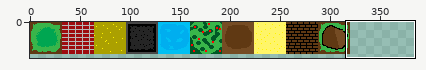
A sprite sheet gets an edit: packages/game/tilesets/Scavengers.png. Above, an overview of the earlier version with the close-up marked.
Close-up. Before the commit:
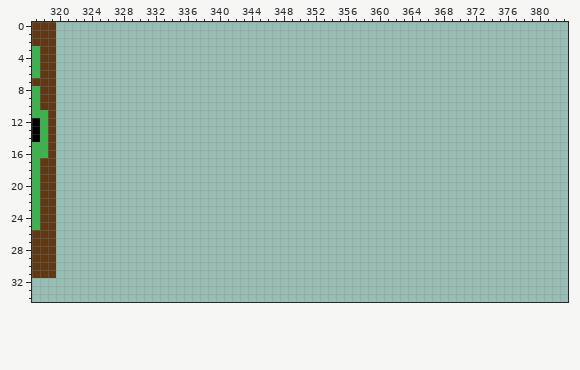
The file is 384x64 pixels. Shown: x 317..383, y 0..34. The wide view leaves out empty margins.
The result:
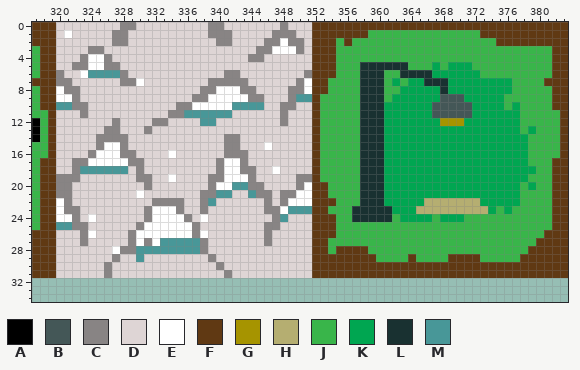
Palette (. is transparent): A #000000  B #445757  C #888484  D #ded5d5  E #ffffff  F #603913  G #a69400  H #b5ae71  J #39b54a  K #00a651  L #193131  M #489798
Log entry: Added a light and a mountain
Difference:
Changed rows in their new state; - is an unchanged pixel.
first column x 320:
 0 DDDDDDDDCCDDDDDDDDDCCDDDDDDDCDDDFFFFFFFFFFFFFFFFFFFFFFFFFFFFFFFF
 1 DEDDDDDCCDDDDDDDDDDCCCDDDDDCCCDDFFFFFFFJJJJJJJJJJJJJJFFFFFFFFFFF
 2 DDDDDDDCCDDDDDDDDDDDCCDDDDCCECCDFFFJFJJJJJJJJJJJJJJJJJJFFFFFFFFF
 3 DDDDCCDDDDDDDDDDDDDDDDDDDCCEEECDFFFJJJJJJJJJJJJJJJJJJJJJJJJJJJFF
 4 DDDCEECDDDDDDDDDDDDDDDDDCCDDDDDDFFFJJJJJJJJJJJJJJJJJJJJJJJJJJJFF
 5 DDCCEECCDDDDDDDDDDDDDDDDDDDDDDDDFFFJJJLLLLLLJJJKJKKKJJJJJJJJJJFF
 6 CDDEMMMMCDDDDDDDDDDDDCCDDDDDDDDCFFFJJJLLLJJLLLLKKKKKKJJJJJJJJJFF
 7 CCDDDDDDCCEDDDDDDDDCCCCCDDDDDDCEFFJJJJLLLJKJKKLLLKKKKKKKKJJJJFFF
 8 ECCDDDDDDDDDDDDDDDCCEEECCDDDDCCEFFJJJJLLLJJKKKKKLKKKKKKKKJJJJJFF
 9 EECDDDDDDDDDDDDDDCCEEEEECCDDDCMMFJJJJJLLLJKKKKKKBBBKKKKKJJJJJJFF
10 MMCCDDDDDDDDDDDCCEEEEEMMMMDDCCDDFJJJJJLLLKKKKKKBBBBBKKKKJKJJJJFF
11 DDDCDDDDDDDDDDCCMMMMMMDDDDDDCDDDFJJJJJLLLKKKKKKBBBBBKKKKKKJJJJJF
12 DDDDDDDCDDDDCCDDDDMMDDDDDDDDCDDDFJJJJJLLLKKKKKKKGGGKKKKKKKJJJJJF
13 DDDDDDCCDDDCDDDDDDDDDDDDDDDDDDDDFJJJJJLLLKKKKKKKKKKKKKKKKKJKJJJF
14 DDDDDCCCCDDDDDDDDDDDDCCDDDDDDDDDFJJJJJLLLKKKKKKKKKKKKKKKKKKJJJJF
15 DDDDDCEECDDDDDDDDDDDDCCDDDEDDDDDFJJJJJLLLKKKKKKKKKKKKKKKKKKJJJJF
16 DDDDCEEECCDDDDEDDDDDDCCCDDDDDDDDFJJJJJLLLKKKKKKKKKKKKKKKKKKJJJJF
17 DDCCEEEEECCDDDDDDDDDCEECDDDDDDDDFJJJJJLLLKKKKKKKKKKKKKKKKKKJJJFF
18 DDCMMMMMMDCDDDDDDDDDCEECCDDEDDDDFJJJJJLLLKKKKKKKKKKKKKKKKKKKJJFF
19 CCCDDDDDDDCCDDEDDDDCCEEECDDDDDCCFJJJJJLLLKKKKKKKKKKKKKKKKKKJJJFF
20 CCDDDDDDDDDCDDDDDDDCEEMMCCDDDDCEFFJJJJLLLKKKKKKKKKKKKKKKKKJKJJFF
21 CCDDDDDDDDEDDDDDDDCCMMDDMCCDCCEEFFJJJJLLLKKKKKKKKKKKKKKKKKJJJJFF
22 ECDDDDDDDDDDCCCCDDCMDDDDDDCDCEEEFFFJJJLLLKKKKKHHHHHHHKKKKKJJJJFF
23 ECCDDDDDDDDCEEECDDCDDDDDDDCCEMMMFFJJJLLLLLKKKHHHHHHHHHKJKJJJJJFF
24 EECDEDDDDDDCEEEECDEDDDDDDDDCMDDDFFFJJLLLLLJKKKKJKKKJJJJJJJJJJJFF
25 MMCCDDDDDDCEEEEEECDDDDDDDDCCDDDDFFFJJJJJJJJJJJJJJJJJJJJJJJJJJJFF
26 DDDCEDDDDCEEEEEEECEDDDDDDDCDDDDDFFFJJJJJJJJJJJJJJJJJJJJJJJJJJFFF
27 DDDCDDDDDCECEMMMMMCDDDDDDDCDDDDDFFJJJJJJJJJJJJJJJJJJJJJJJJJJFFFF
28 DDDDDDDECCMMMMMMMMCDDDDDDDDDDDDDFFJFFFFJJJJJJJJJJJJJJJJJJJJFFFFF
29 DDDDDDDCDDMDDDDDDDDCDDDDDDDDDDDDFFFFFFFFJJJJFJJJJFFFFJJJJJFFFFFF
30 DDDDDDCDDDDDDDDDDDDDCDDDDDDDDDDDFFFFFFFFFFFFFFFFFFFFFFFFFFFFFFFF
31 DDDDDDCDDDDDDDDDDDDDDCDDDDDDDDDDFFFFFFFFFFFFFFFFFFFFFFFFFFFFFFFF
